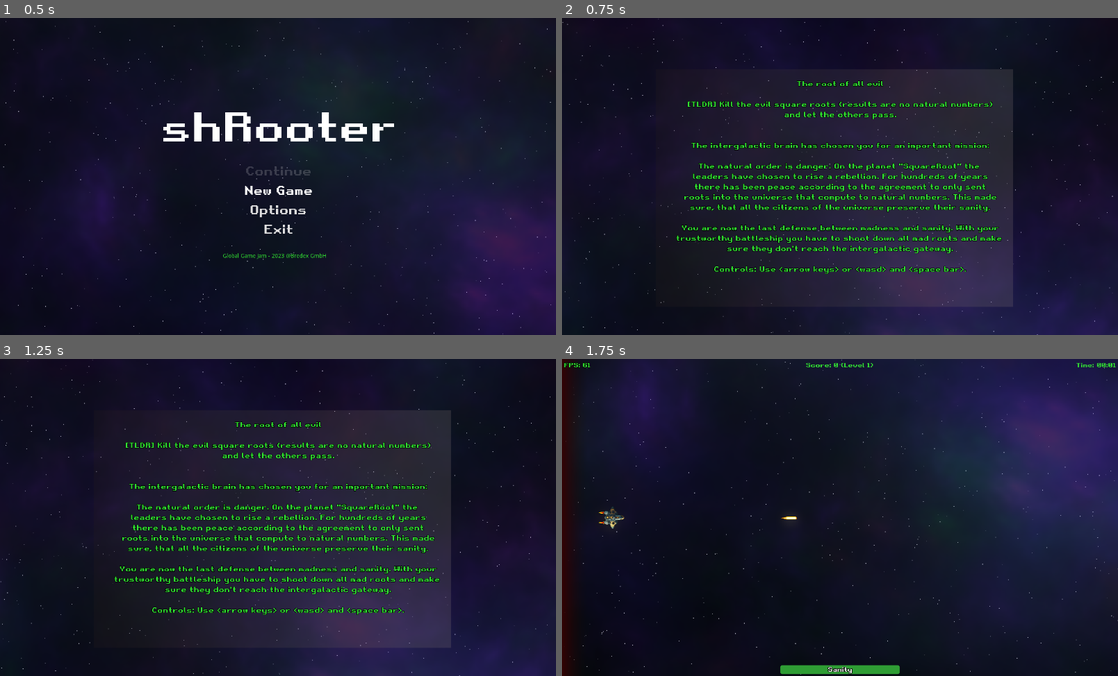
Above: before the commit, frames 1-4 (two rows, left to right).
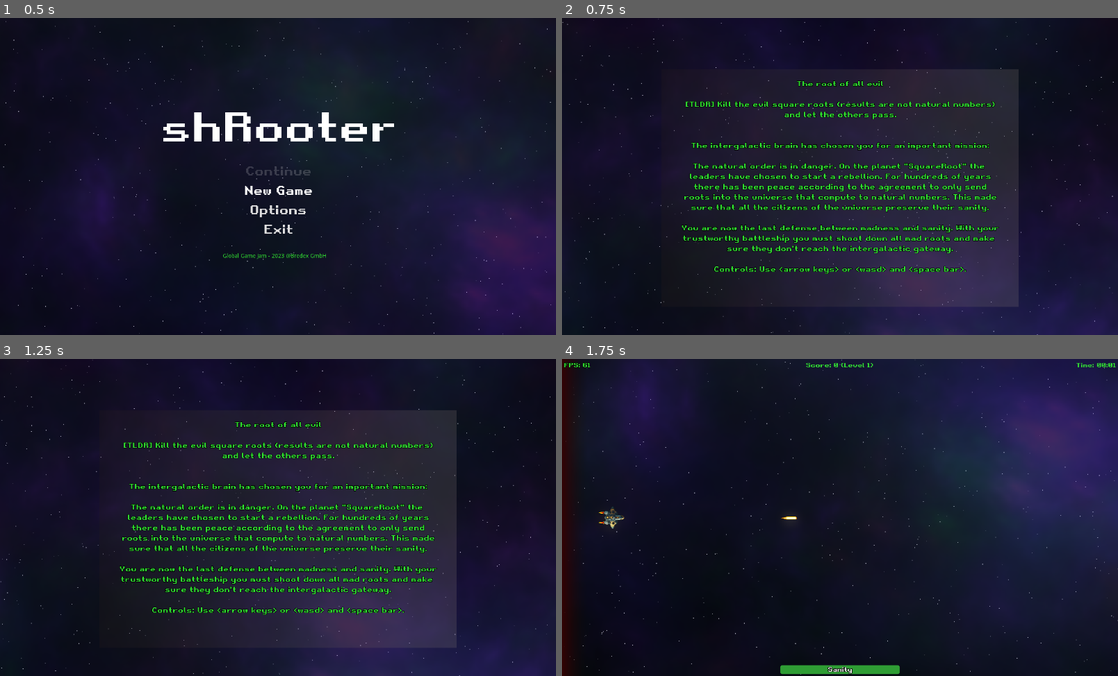
Above: after the commit, the same moments.

Repository: gingerr/ggj-2023-roots-one
Game: Godot game, scene res://MainMenu.tscn
The game is run twice, just before and just after one commit, with the same random seed, the same clock (stepped at 60 frames per second) and the same inputs.
Inputs:
- Up to frame 1 (0.5 s): no input
- Up to frame 2 (0.75 s): click "New Game" at 0.5 s
- Up to frame 3 (1.25 s): no input
- Up to frame 4 (1.75 s): tap Enter at 1.25, 1.35 s; hold Right (ui_right) from 1.28 s (still down); tap Space at 1.52 s

Frame 1 is identical in both runs. In frame 2, 3.8% of the frame differs, in the area x 17-83%, y 16-90%; in frame 3, 3.9%, in the area x 17-83%, y 16-92%; in frame 4, nothing differs.

Commit message:
.

Diff:
--- a/resources/story.tres
+++ b/resources/story.tres
@@ -1,19 +1,19 @@
 The root of all evil
 
-[TLDR] Kill the evil square roots (results are no natural numbers)
+[TLDR] Kill the evil square roots (results are not natural numbers)
 and let the others pass.
 
 
 The intergalactic brain has chosen you for an important mission:
 
-The natural order is danger. On the planet "SquareRoot" the
-leaders have chosen to rise a rebellion. For hundreds of years
-there has been peace according to the agreement to only sent
+The natural order is in danger. On the planet "SquareRoot" the
+leaders have chosen to start a rebellion. For hundreds of years
+there has been peace according to the agreement to only send
 roots into the universe that compute to natural numbers. This made
-sure, that all the citizens of the universe preserve their sanity.
+sure that all the citizens of the universe preserve their sanity.
 
 You are now the last defense between madness and sanity. With your
-trustworthy battleship you have to shoot down all mad roots and make
+trustworthy battleship you must shoot down all mad roots and make
 sure they don't reach the intergalactic gateway.
 
 Controls: Use <arrow keys> or <wasd> and <space bar>.
